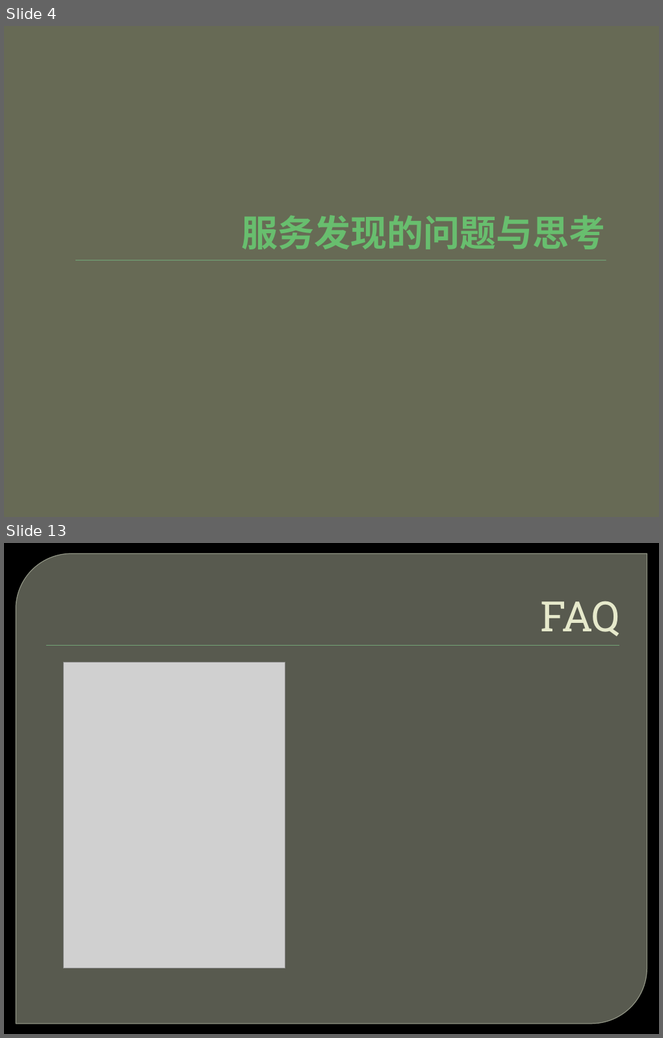
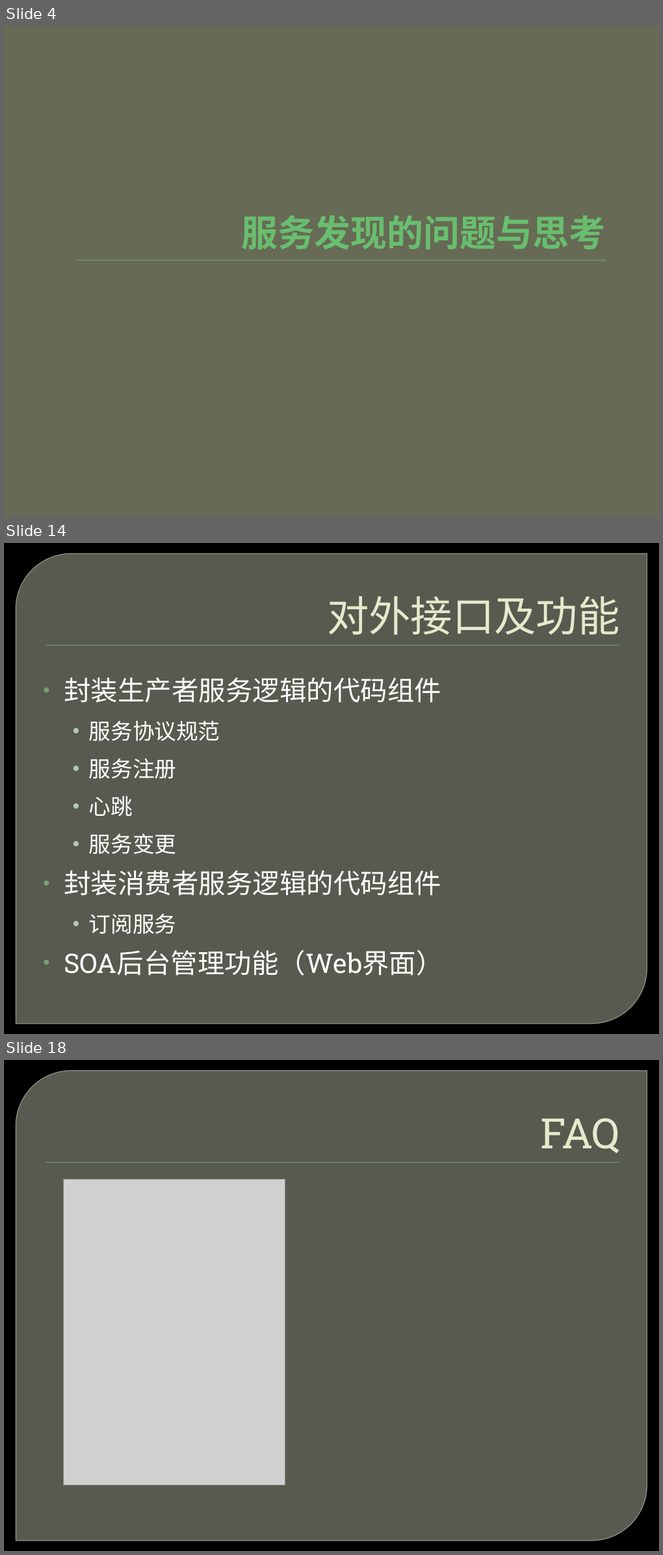
Before and after one commit to ghj1976/lecture, a slide deck: SOA服务发现/服务发现.pptx. Shown one above the other, each under a label of ours: slides 4 and 13 before the commit, slides 4, 14 and 18 after it; the slides between them are not shown. The pictures are 663x1038 and 663x1555 pixels, drawn with LibreOffice and Linux fonts; fonts in the diff are those of the drawing; grey boxes stand for pictures; background and template pictures are left out. Boxes give left, top, right and bottom in pixels: in the first picture for what was removed or moved away, otherwise in the second. Text is boxed around its words. In the diff, an @@ line names an element or a change of style, - is before the commit and + after.

```diff
--- a/SOA服务发现/服务发现.pptx
+++ b/SOA服务发现/服务发现.pptx
@@ slide 14 added at box(4, 543, 659, 1034), background picture (left out); not listed: 2 template elements that a slide beside it also shows @@
@@ title added at box(327, 596, 620, 635), 46 pt, text #E7EACB @@
+对外接口及功能
@@ text added at box(64, 678, 443, 976), 29.6 pt, text #FFFFFF @@
+• 封装生产者服务逻辑的代码组件
+  • 服务协议规范
+  • 服务注册
+  • 心跳
+  • 服务变更
+• 封装消费者服务逻辑的代码组件
+  • 订阅服务
+• SOA后台管理功能（Web界面）
@@ what was slide 13 is now slide 18 @@
```
Also in this commit, not shown: 7 slides changed, 5 other slides added, 1 slide removed, 6 other files.
